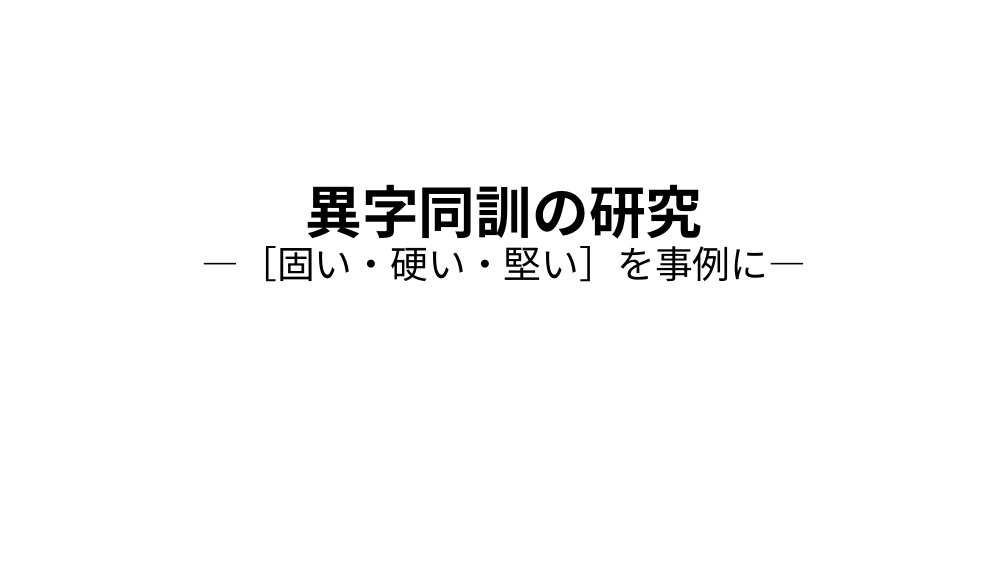
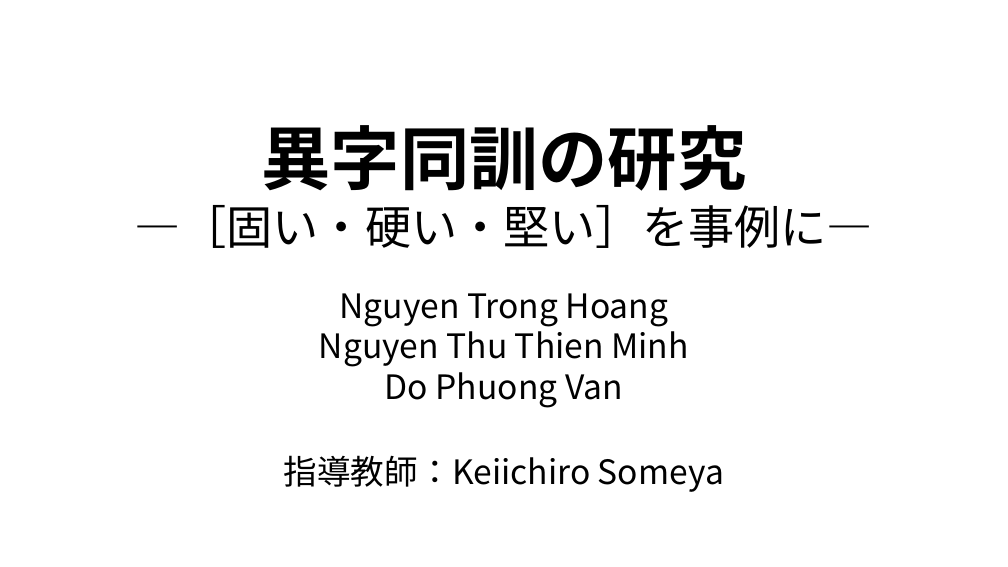
Before and after one commit to 3x3y3z3t/paper, a slide deck: slide 2 of 発表用/PPT.pptx (slide 1 before the commit). Drawn at 1008x567 pixels with LibreOffice and Linux fonts; fonts in the diff are those of the drawing; background and template pictures are left out. Boxes give left, top, right and bottom in pixels: in the first picture for what was removed or moved away, otherwise in the second. Text is boxed around its words. In the diff, an @@ line names an element or a change of style, - is before the commit and + after.

```diff
--- a/発表用/PPT.pptx
+++ b/発表用/PPT.pptx
@@ text "異字同訓の研究 ―［固い・硬い・堅い］を事例に―": place and size @@
-text "異字同訓の研究 ―［固い・硬い・堅い］を事例に―" at [202,184,807,282]
+text "異字同訓の研究 ―［固い・硬い・堅い］を事例に―" at [134,125,873,248]
@@ text "異字同訓の研究 ―［固い・硬い・堅い］を事例に―" at [134,125,873,248]: size 54 to 66 pt in "異字同訓の研究"; size 36 to 44 pt in "―［固い・硬い・堅い］を事例に―"; line spacing 0.9 to 1 @@
@@ text added at [319,293,688,408], 32 pt, text #000000 @@
+Nguyen Trong Hoang
+Nguyen Thu Thien Minh
+Do Phuong Van
@@ text added at [284,455,724,492], 32 pt, text #000000 @@
+指導教師：Keiichiro Someya
```
Also in this commit, not shown: 22 slides added, 1 other file.
